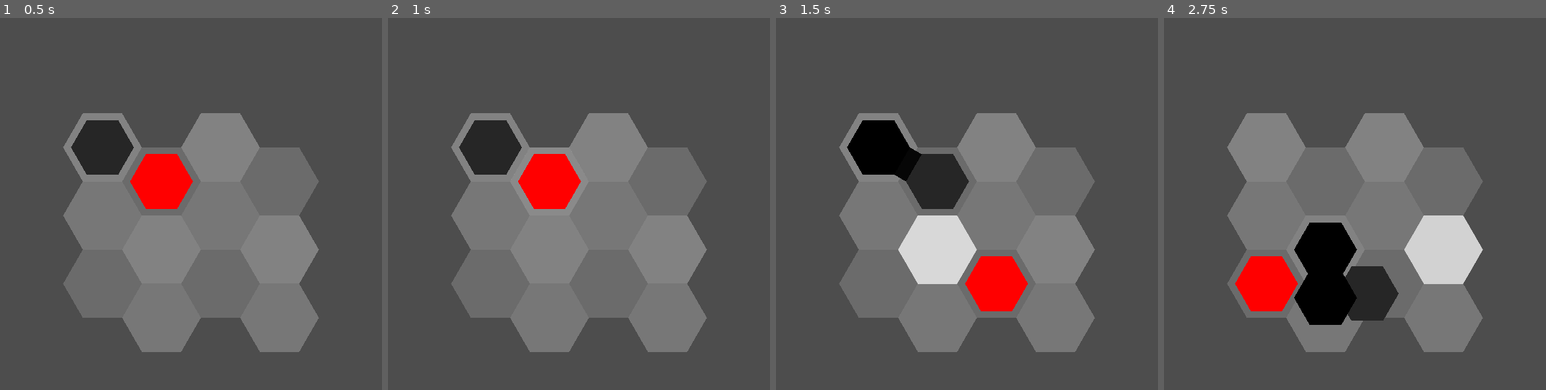
Above: before the commit, frames 1-4 (left to right).
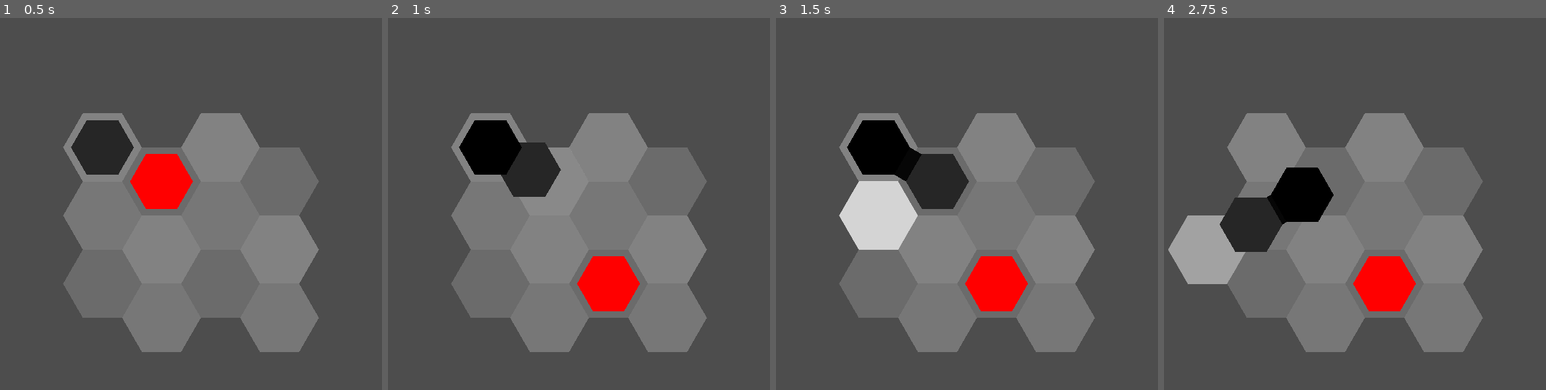
Above: after the commit, the same moments.

Repository: redpebble/sneksagon
Game: Godot game, scene res://scenes/map.tscn
Same seed, same stepped clock (60 frames per second), same inputs: the game is played once before the commit and once after it. Sound files missing from this copy of the repository are replaced by a short silence.
Inputs (mouse positions are in pixels of both pictures, inside the frame that each line leads up to):
- Up to frame 1 (0.5 s): no input
- Up to frame 2 (1 s): tap Enter at 0.5 s; move the mouse to (674, 211) at 0.52 s; press the mouse at (674, 211) at 0.53 s
- Up to frame 3 (1.5 s): move the mouse to (882, 252) at 1.27 s; release the mouse at (882, 252) at 1.28 s; click (882, 252) at 1.35 s
- Up to frame 4 (2.75 s): move the mouse to (1397, 137) at 2.02 s; press the mouse at (1397, 137) at 2.03 s

Frame 1 is identical in both runs. In frame 2, 6.1% of the frame differs, in the area x 18-66%, y 27-79%; in frame 3, 5.7%; in frame 4, 17%, in the area x 1-84%, y 40-83%.

Commit message:
Improved timer movement + Snake "bumps" for collisions

Diff:
--- a/scenes/hex/object_hex.gd
+++ b/scenes/hex/object_hex.gd
@@ -13,14 +13,14 @@
 	z_index = 10
 	scale *= 0.8
 
-func move(to_coords : Vector2, duration := 0.25) -> Tween:
+func move(to_coords : Vector2, duration := 0.3) -> Tween:
 	if move_tween:
 		move_tween.kill()
 
 	last_coords = grid_coords
 	# do not "move" if position would not change
 	if to_coords == last_coords:
-		return
+		return null
 	move_tween = create_tween().set_ease(Tween.EASE_OUT).set_trans(Tween.TRANS_SINE)
 	move_tween.tween_property(self, "global_position", MapManager.get_hex_world_position(to_coords), duration)
 
--- a/scenes/hex/snake_hex.gd
+++ b/scenes/hex/snake_hex.gd
@@ -1,5 +1,7 @@
 class_name SnakeHex
 extends ObjectHex
+
+signal bump_finished
 
 @onready var map = get_parent()
 
@@ -14,7 +16,25 @@
 		draw_line(Vector2.ZERO, to_local(next_segment.global_position), modulate, 1)
 
 # overrides ObjectHex.move()
-func move(to_coords : Vector2, duration := 0.25) -> Tween:
+func move(to_coords : Vector2, duration := 0.3) -> Tween:
 	if next_segment:
 		next_segment.move(grid_coords, duration)
 	return super.move(to_coords, duration)
+
+func bump(to_coords : Vector2, amount : float, duration : float):
+	var bump_tween = create_tween().set_ease(Tween.EASE_IN)
+	var initial_pos = MapManager.get_hex_world_position(grid_coords)
+	var bump_pos = MapManager.get_hex_world_position(to_coords)
+	var bump_vector = initial_pos.direction_to(bump_pos) * amount
+	bump_tween.tween_property(self, "global_position", initial_pos + bump_vector, duration * 0.5)
+	bump_tween.set_ease(Tween.EASE_OUT)
+	bump_tween.tween_property(self, "global_position", initial_pos, duration * 0.5)
+	bump_tween.finished.connect(_on_bump_tween_finished)
+
+	var segment_interval := 0.05
+	await get_tree().create_timer(segment_interval).timeout
+	if next_segment:
+		next_segment.bump(grid_coords, amount, duration)
+
+func _on_bump_tween_finished():
+	bump_finished.emit()
--- a/scenes/snake.gd
+++ b/scenes/snake.gd
@@ -4,7 +4,7 @@
 signal died
 
 @export var color := Color.BLACK
-@export var base_move_interval : float = 0.5 # seconds
+@export var base_move_interval : float = 0.4 # seconds
 @export var automatic_movement := false
 @onready var map = get_parent()
 @onready var move_sfx = $MoveSFX
@@ -17,30 +17,28 @@
 
 func _ready() -> void:
 	move_timer.wait_time = move_interval
+	move_timer.one_shot = true
 	move_timer.timeout.connect(_on_move_timer_timeout)
 
+
 func _process(_delta: float) -> void:
-	if automatic_movement:
-		update_highlight(move_vector)
-	elif not is_moving():
-		update_highlight(get_input_vector())
-		if head:
+	if not is_moving():
+		update_highlight()
+		if not automatic_movement:
 			read_inputs()
 	queue_redraw()
 
-
-## INPUT RESPONSE ##
 func read_inputs():
-	move_vector = get_input_vector()
-
 	if Input.is_action_pressed("lmb"):
 		if move_vector != Vector2.ZERO:
 			var to_coords = MapManager.get_adjacent_hex_coords(head.grid_coords, move_vector)
 			move(to_coords, move_interval)
 
 func _input(event: InputEvent) -> void:
-	if event is InputEventMouseMotion:
-		move_vector = get_input_vector()
+	if InputEventMouseMotion:
+		var potential_coords = MapManager.get_adjacent_hex_coords(head.grid_coords, get_input_vector())
+		if is_valid_coords(potential_coords):
+			move_vector = get_input_vector()
 
 func _on_move_timer_timeout():
 	if not automatic_movement:
@@ -49,62 +47,62 @@
 	var to_coords = MapManager.get_adjacent_hex_coords(head.grid_coords, move_vector)
 	move(to_coords, move_interval)
 
-func update_highlight(intended_direction : Vector2):
+func update_highlight():
 	var show_highlight : = true
 	var to_coords := Vector2.ZERO
-	if head == null:
-		show_highlight = false
-	else:
-		to_coords = MapManager.get_adjacent_hex_coords(head.grid_coords, intended_direction)
-		show_highlight = is_valid_move(to_coords)
+	if head:
+		to_coords = MapManager.get_adjacent_hex_coords(head.grid_coords, move_vector)
+		show_highlight = is_valid_coords(to_coords)
 	Highlighter.highlight_coords(to_coords, show_highlight)
 
 func get_input_vector() -> Vector2:
 	if not head:
 		return Vector2.ZERO
 
-	var head_pos = MapManager.get_hex_world_position(head.last_coords)
+	var head_pos = MapManager.get_hex_world_position(head.grid_coords)
+	#var head_pos = head.global_position
 	var mouse_pos = get_global_mouse_position()
 	var min_dist = MapManager.HEX_WIDTH / 2.0
 
 	if head_pos.distance_to(mouse_pos) < min_dist:
 		return Vector2.ZERO
 
-	return round_hexagonal(head.global_position.direction_to(mouse_pos))
+	return round_hexagonal(head_pos.direction_to(mouse_pos))
 
 func round_hexagonal(base_vector) -> Vector2:
 	var hex_direction : Vector2
 	hex_direction.x = roundi(base_vector.x)
 	#max out vertical input to eliminate "sticky" horizontal movement
 	hex_direction.y = ceili(abs(base_vector.y)) * sign(base_vector.y)
-	#move when holding mouse button
 	return hex_direction
 
 
 ## TRAVERSAL ##
-func move(to_coords : Vector2, duration := 0.25) -> void:
-	if !is_valid_move(to_coords):
-		return
-
+func move(to_coords : Vector2, duration := 0.3) -> void:
 	var alive = handle_collisions(to_coords)
 
-	move_sfx.play_random()
-	print("alive: ", alive)
-	head.move(to_coords, duration)
-	await move_timer.timeout
-	if not alive:
-		print("died")
-		died.emit()
+	if alive:
+		move_sfx.play_random()
+		var move_tween = head.move(to_coords, duration)
+		if move_tween:
+			await move_tween.finished
+		if automatic_movement:
+			move_timer.start(duration)
+	else:
+		head.bump(to_coords, 50, duration)
+		get_tail().bump_finished.connect(_on_tail_bump_finished)
 
-func is_valid_move(to_coords: Vector2) -> bool:
+func _on_tail_bump_finished():
+	get_tail().bump_finished.disconnect(_on_tail_bump_finished)
+	die()
+
+func is_valid_coords(to_coords: Vector2) -> bool:
 	var invalid_coords = [head.grid_coords]
 	# no backward movement if larger than one segment
 	if get_length() > 1:
 		invalid_coords.append(head.last_coords)
 
-	if invalid_coords.has(to_coords):
-		return false
-	return true
+	return not invalid_coords.has(to_coords)
 
 func is_moving():
 	return head and head.move_tween and head.move_tween.is_running()
@@ -113,7 +111,7 @@
 	var alive := true
 	var entities_at_coords = MapManager.entities.get(to_coords)
 	var map_has_coords = MapManager.valid_coords.has(to_coords)
-	print(map_has_coords)
+
 	if not map_has_coords:
 		alive = false
 	elif entities_at_coords:
@@ -125,11 +123,17 @@
 				e.eat()
 	return alive
 
+func die():
+	move_timer.stop()
+	move_vector = Vector2.ZERO
+	died.emit()
+
 
 ## SEGMENT CONTROL ##
 func make_head(hex_coords : Vector2) -> void:
 	head = MapManager.create_hex(snake_hex_scene.instantiate(), hex_coords, color.lightened(0.15))
-	move_timer.start(move_interval)
+	if automatic_movement:
+		move_timer.start(move_interval)
 
 func extend() -> void:
 	var tail := get_tail()
@@ -151,3 +155,11 @@
 		length += 1
 		current_hex = current_hex.next_segment
 	return length
+
+func bump_segments() -> Array:
+	var segments := []
+	var current_hex := head
+	while current_hex != null:
+		segments.append(current_hex)
+		current_hex = current_hex.next_segment
+	return segments
